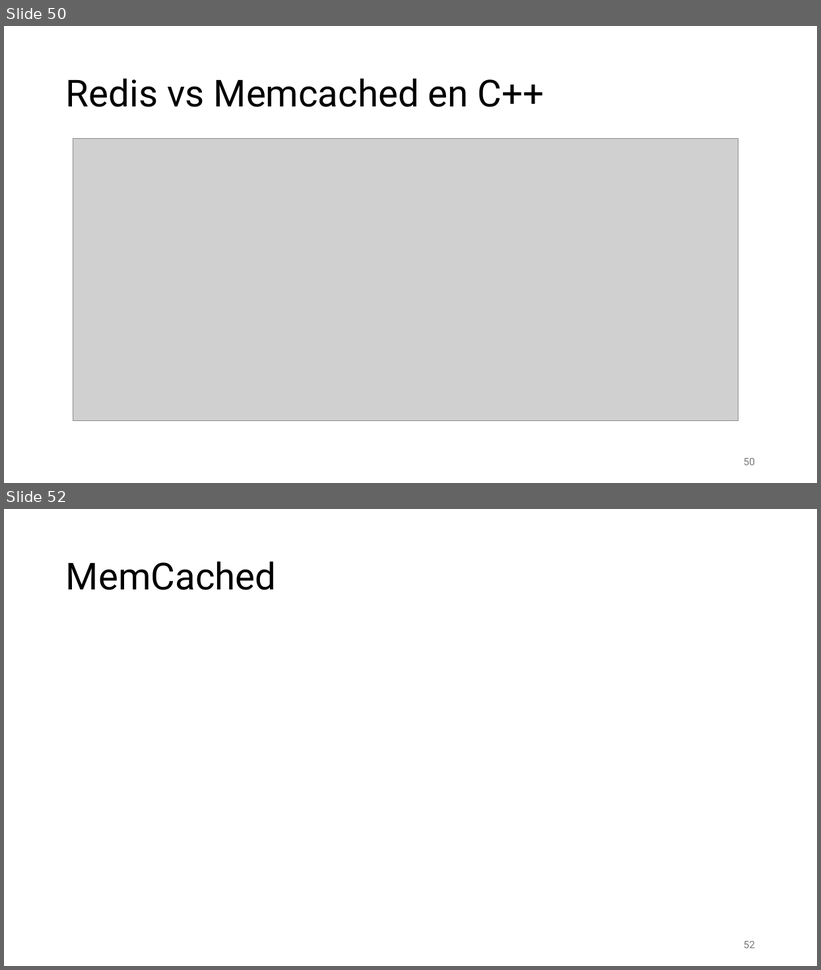
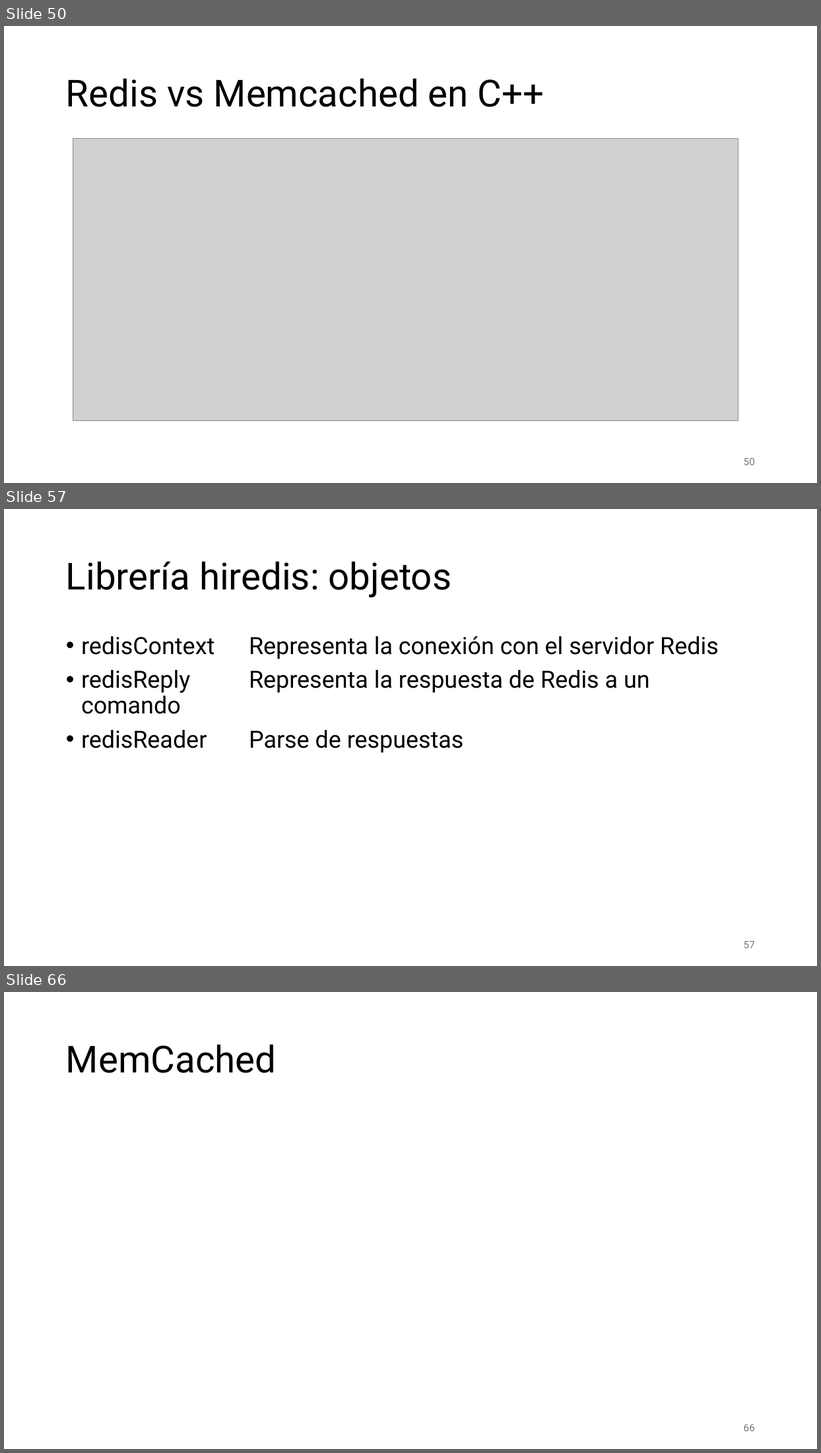
Before and after one commit to aldebarran22/CURSO_CPP_SERVICIOS_30H, a slide deck: doc/4_Gestion_estado_persistencia.pptx. Shown one above the other, each under a label of ours: slides 50 and 52 before the commit, slides 50, 57 and 66 after it; the slides between them are not shown. The pictures are 821x970 and 821x1453 pixels, drawn with LibreOffice and Linux fonts; fonts in the diff are those of the drawing; grey boxes stand for pictures. Boxes give left, top, right and bottom in pixels: in the first picture for what was removed or moved away, otherwise in the second. Text is boxed around its words. In the diff, an @@ line names an element or a change of style, - is before the commit and + after.

```diff
--- a/doc/4_Gestion_estado_persistencia.pptx
+++ b/doc/4_Gestion_estado_persistencia.pptx
@@ slide 57 added at [4,509,817,966], background #FFFFFF @@
@@ title added at [66,561,452,597], 44 pt, text #000000 @@
+Librería hiredis: objetos
@@ text added at [81,636,719,753], 28 pt, text #000000 @@
+• redisContext Representa la conexión con el servidor Redis
+• redisReply Representa la respuesta de Redis a un comando
+• redisReader Parse de respuestas
@@ page number added at [744,941,755,949], 12 pt, text #797979 @@
+57
@@ what was slide 52 is now slide 66 @@
@@ page number at [744,1424,755,1432]: text changed @@
-52
+66
```
Also in this commit, not shown: 1 slide changed, 14 other slides added, 1 slide removed, 21 other files.
